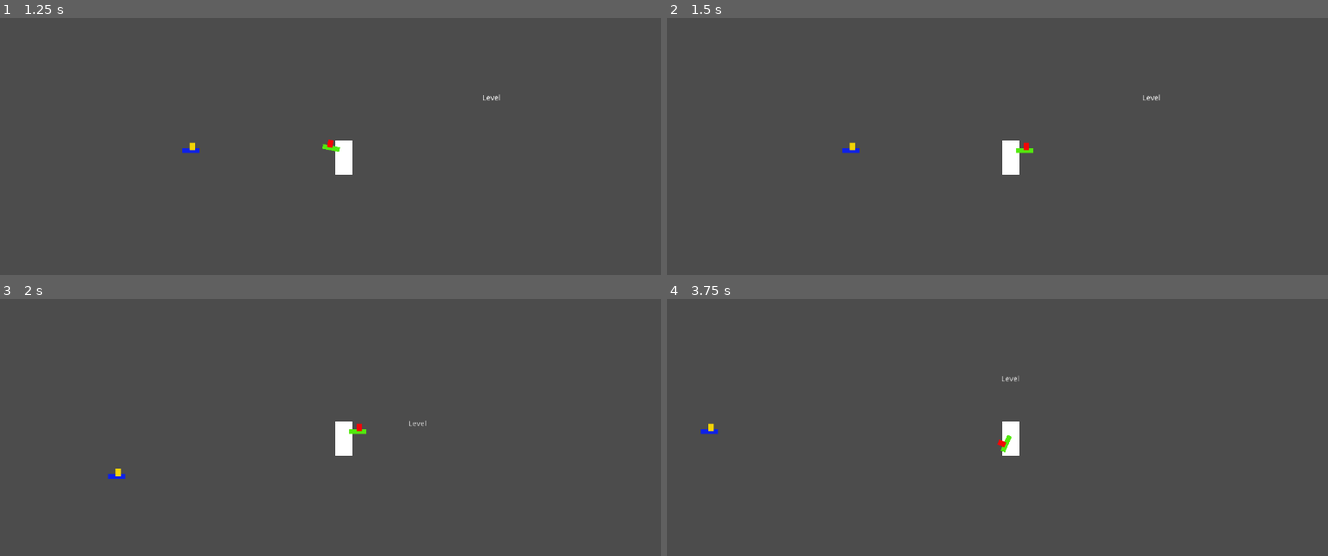
Above: before the commit, frames 1-4 (two rows, left to right).
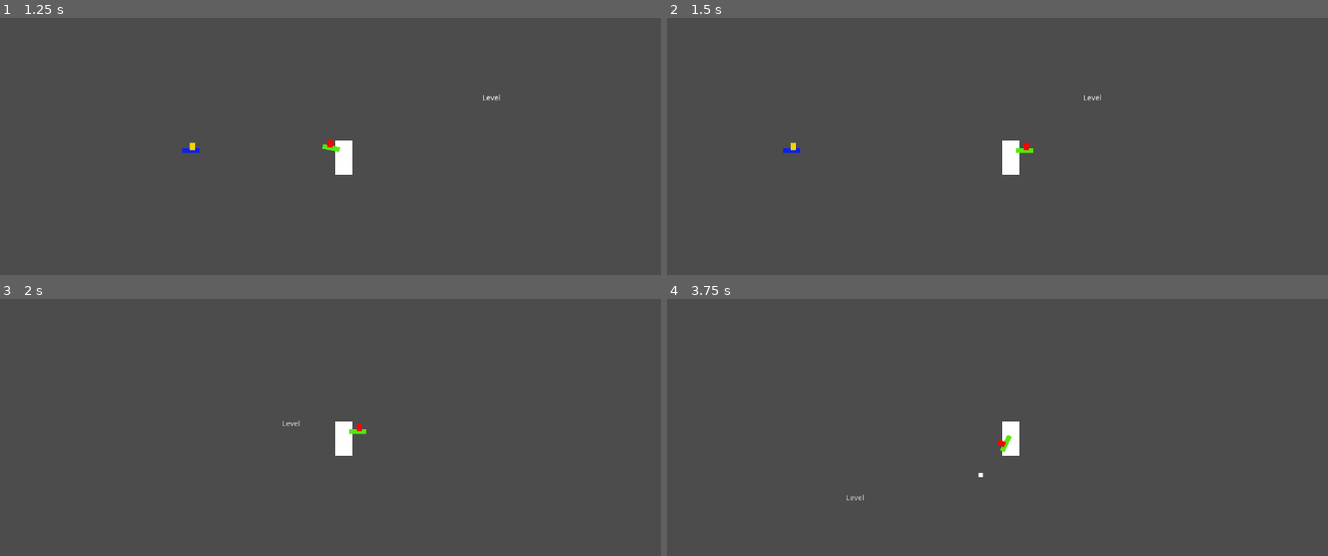
Above: after the commit, the same moments.

Repository: LuizzDutra/Remorse-of-Blue-Pen
Game: Godot game, scene res://Base.tscn
Same seed, same stepped clock (60 frames per second), same inputs: the game is played once before the commit and once after it.
Inputs (mouse positions are in pixels of both pictures, inside the frame that each line leads up to):
- Up to frame 1 (1.25 s): click "Start" at 0.5 s
- Up to frame 2 (1.5 s): move the mouse to (1162, 149) at 1.27 s; hold D (move_right) from 1.28 s (still down); hold Shift (dash, bound only after the commit) from 1.28 s (still down)
- Up to frame 3 (2 s): keep holding D (move_right); keep holding Shift (dash, bound only after the commit); tap W (jump) at 1.52, 1.55, 1.82 s
- Up to frame 4 (3.75 s): move the mouse to (871, 463) at 2.02 s; release Shift (dash, bound only after the commit) at 2.03 s; tap W (jump) at 2.1, 2.27, 2.57, 3.05 s; tap Shift (dash, bound only after the commit) at 2.3 s; tap Enter at 2.75 s; move the mouse to (1076, 376) at 2.77 s; release D (move_right) at 2.78 s; hold A (move_left) 2.78-3.53 s; tap E (interact) at 2.85 s; move the mouse to (977, 509) at 3.52 s; hold D (move_right) from 3.53 s (still down); click (977, 509) at 3.6 s

Frame 1 is identical in both runs. In frame 2, 0.2% of the frame differs, in the area x 17-75%, y 29-53%; in frame 3, 0.1%; in frame 4, 0.2%.

Commit message:
added player dashing

Diff:
--- a/Scenes/Player.tscn
+++ b/Scenes/Player.tscn
@@ -92,5 +92,9 @@
 [node name="bottom" type="Position2D" parent="."]
 position = Vector2( -15, 17 )
 
+[node name="DashTimer" type="Timer" parent="."]
+wait_time = 0.4
+one_shot = true
+
 [connection signal="got_hit" from="HurtBox" to="." method="_on_HurtBox_got_hit"]
 [connection signal="got_hit" from="DetectArea" to="." method="_on_HurtBox_got_hit"]
--- a/Scripts/Player.gd
+++ b/Scripts/Player.gd
@@ -10,20 +10,24 @@
 #movement variables
 var dir: Vector2 = Vector2.ZERO
 var velocity: Vector2 = Vector2.ZERO
-export var acceleration: float = 1200
-export var friction: float = 600
-export var max_speed: float = 300
+export var acceleration: float = 3000
+export var friction: float = 1500
+export var max_speed: float = 500
+export var max_vertical_speed: float = 500
 export var gravity: float = 9.8
 export var jump_force = 5
-
+export var dash_mult = 1.5
 var meter_unit = 64
 
 var l_input = 0
 var r_input = 0
-var jump_input = false
+var d_input = 0
+var jump_input = 0
 var shoot_input = false
 
 var jump_able = false
+var dash_able = true
+var dashing = false
 
 var facing = 1
 
@@ -33,6 +37,7 @@
 func _physics_process(delta):
 	if is_on_floor():
 		jump_able = true
+		dash_able = true
 	else:
 		jump_able = false
 
@@ -57,11 +62,22 @@
 		velocity = velocity.move_toward(Vector2(max_speed, velocity.y), acceleration*delta)
 	if velocity.x < -max_speed:
 		velocity = velocity.move_toward(Vector2(-max_speed, velocity.y), acceleration*delta)
+	if velocity.y > max_vertical_speed:
+		velocity = velocity.move_toward(Vector2(velocity.x, max_vertical_speed), acceleration*delta)
+	if velocity.y < -max_vertical_speed:
+		velocity = velocity.move_toward(Vector2(velocity.x, -max_vertical_speed), acceleration*delta)
 
 
-	if jump_input and jump_able:
+	if jump_input == 1 and jump_able:
 		velocity.y = -jump_force * meter_unit
 		jump_able = false
+
+	if dashing:
+		velocity = Vector2(r_input - l_input, d_input - jump_input) * max_speed
+		velocity *= dash_mult
+		dashing = false
+		dash_able = false
+		$DashTimer.start()
 
 	velocity = move_and_slide(velocity, Vector2.UP)
 
@@ -81,13 +97,23 @@
 			l_input = 0
 	if event.is_action("jump"):
 		if event.is_pressed():
-			jump_input = true
+			jump_input = 1
 		else:
-			jump_input = false
+			jump_input = 0
+
+	if event.is_action("move_down"):
+		if event.is_pressed():
+			d_input = 1
+		else:
+			d_input = 0
 
 	if event.is_action("shoot"):
 		if event.is_pressed():
 			gun.get_node("Receiver").create_projectile($HurtBox.team, get_global_mouse_position())
+
+	if event.is_action_pressed("dash"):
+		if dash_able and $DashTimer.is_stopped():
+			dashing = true
 
 	if event.is_action("interact"):
 		if event.is_pressed():
--- a/project.godot
+++ b/project.godot
@@ -83,6 +83,11 @@
 "events": [ Object(InputEventKey,"resource_local_to_scene":false,"resource_name":"","device":0,"alt":false,"shift":false,"control":false,"meta":false,"command":false,"pressed":false,"scancode":0,"physical_scancode":69,"unicode":0,"echo":false,"script":null)
  ]
 }
+dash={
+"deadzone": 0.5,
+"events": [ Object(InputEventKey,"resource_local_to_scene":false,"resource_name":"","device":0,"alt":false,"shift":false,"control":false,"meta":false,"command":false,"pressed":false,"scancode":0,"physical_scancode":16777237,"unicode":0,"echo":false,"script":null)
+ ]
+}
 
 [physics]
 
